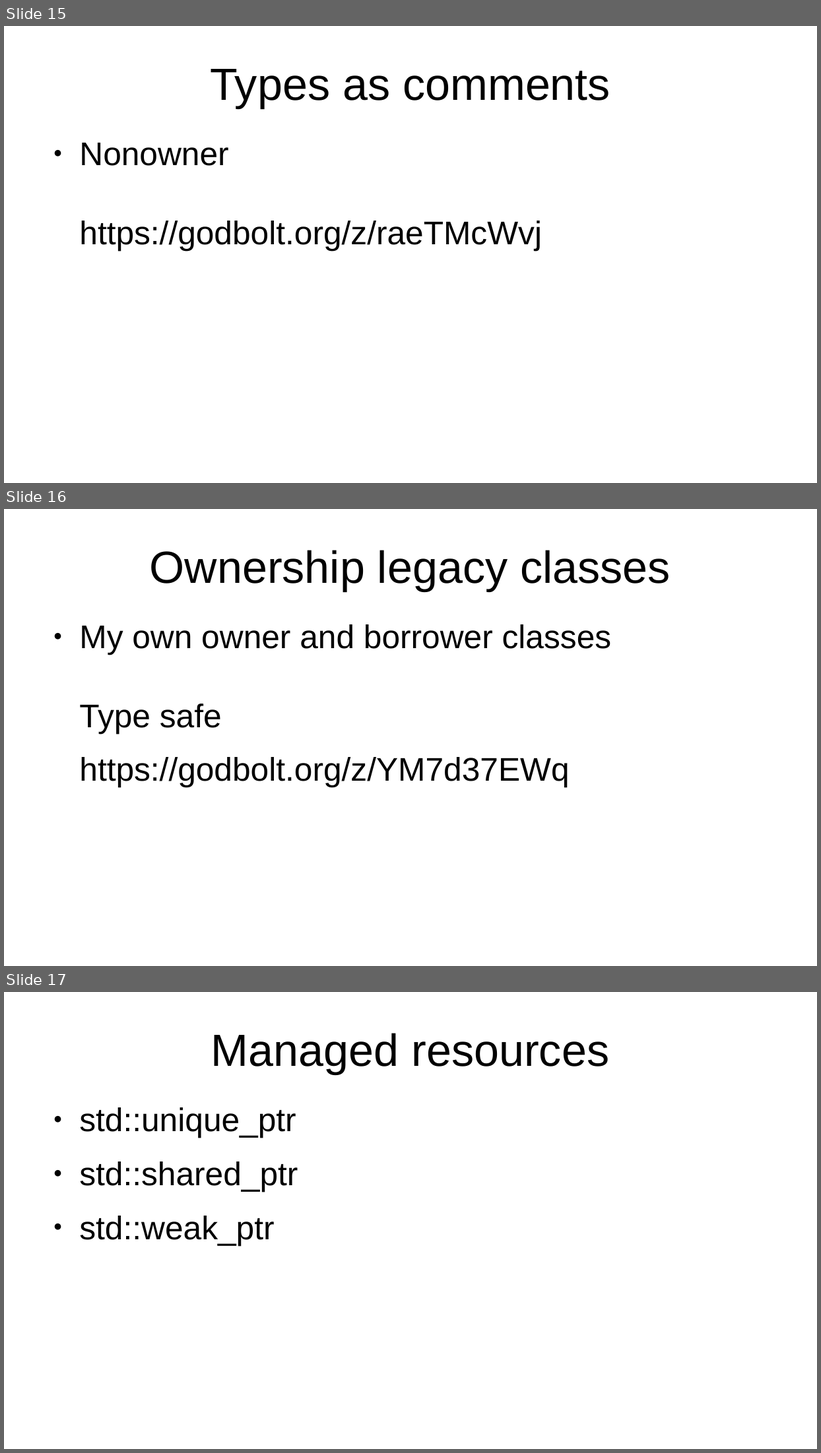
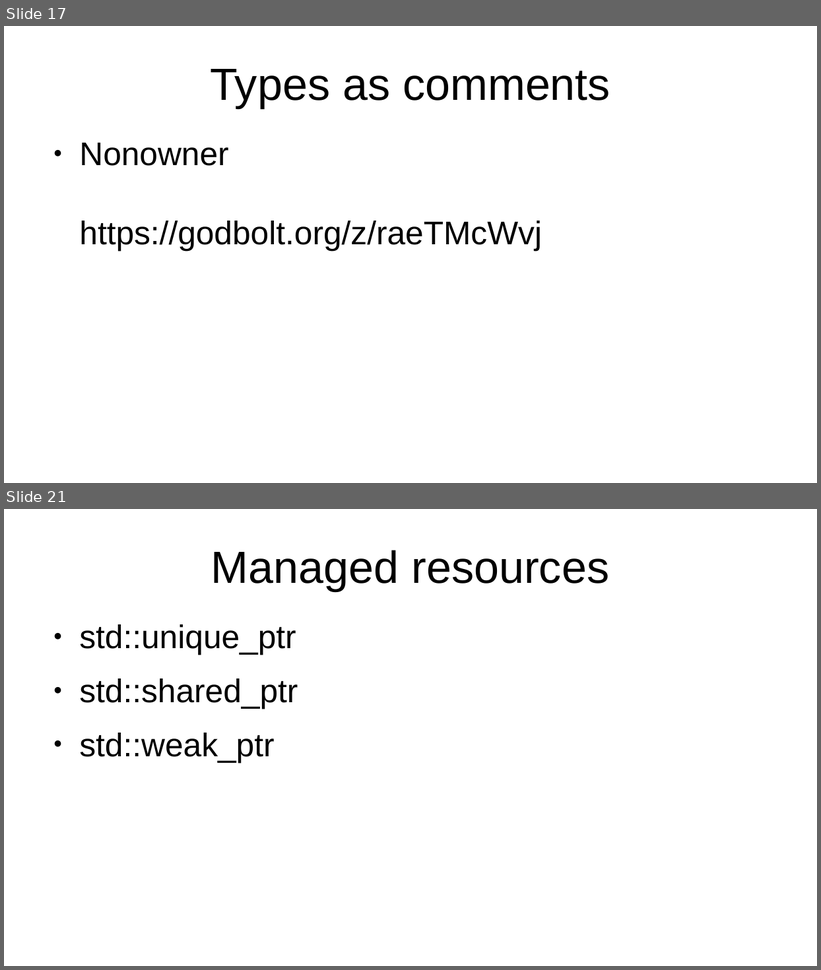
Before and after one commit to marcpawl/nullptr, a slide deck: slideshow.odp. Shown one above the other, each under a label of ours: slides 15, 16 and 17 before the commit, slides 17 and 21 after it; the slides between them are not shown. The pictures are 821x1453 and 821x970 pixels, drawn with LibreOffice and Linux fonts; fonts in the diff are those of the drawing. Boxes give left, top, right and bottom in pixels: in the first picture for what was removed or moved away, otherwise in the second. Text is boxed around its words. In the diff, an @@ line names an element or a change of style, - is before the commit and + after.

```diff
--- a/slideshow.odp
+++ b/slideshow.odp
@@ slide 16 removed at (4,509,817,966), background #FFFFFF @@
@@ title removed at (150,550,671,591) @@
-Ownership legacy classes
@@ text removed at (79,625,612,788) @@
-● My own owner and borrower classes
-  Type safe
-https://godbolt.org/z/YM7d37EWq
@@ what was slide 15 is now slide 17 @@
@@ what was slide 17 is now slide 21 @@
```
Also in this commit, not shown: 1 slide changed, 9 slides added.
